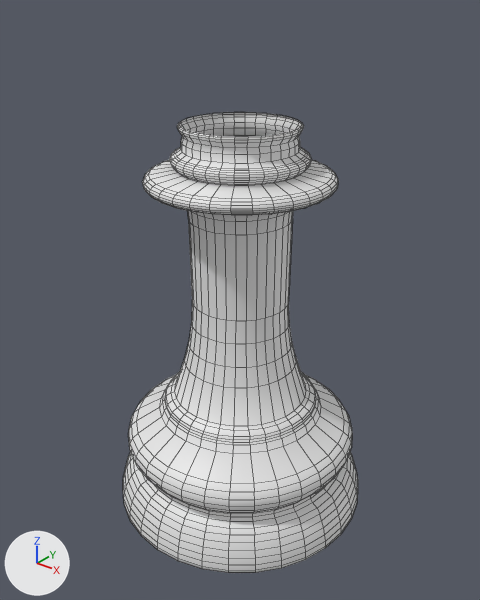
The Blender file tutorial/section6/chessqueen.blend, before and after one commit.
The view is the same before and after, from a 50 mm lens placed at (5.59, -7.0, 7.77), pointed at (0.04, -0.05, 3.46). Arrows for +X, +Y and +Z are at lower left; the lights stay in place. Mesh edges are drawn as thin lines.

Names of what the first picture shows: 'Bishop'.
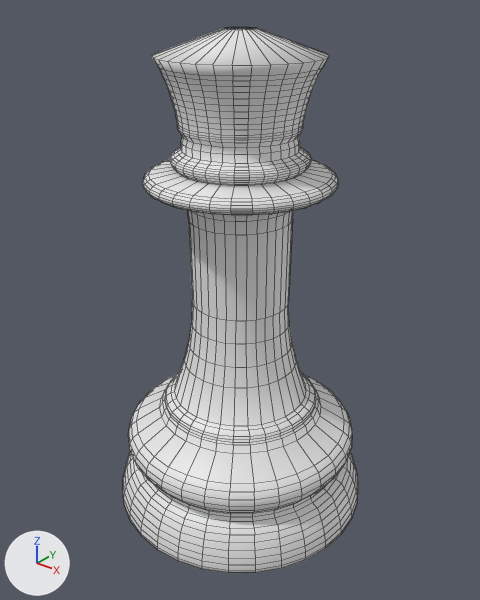
Location of each change, (x1, y1, x2, y2) in pixels of the pictures (480 x 600 px):
'Bishop', reshaped (18% taller)
    before: (123, 112, 358, 573)
    after: (123, 27, 358, 573)
part 1 of me_sphere_001, built on
    before: (177, 112, 307, 170)
    after: (152, 27, 329, 170)

Patch to the scene script:
```diff
--- a/tutorial/section6/chessqueen.blend.py
+++ b/tutorial/section6/chessqueen.blend.py
@@ me_sphere_001 @@
 # used by ob_bishop; location = (0.0, 0.0, 2.12); scale = (0.396, 0.396, 0.396)
-me_sphere_001.from_pydata(...)  # 1856 vertices, 1825 faces; spans x -5.0..5.0, y -5.0..5.0, z -5.4..9.9
+me_sphere_001.from_pydata(...)  # 2240 vertices, 2209 faces; spans x -5.0..5.0, y -5.0..5.0, z -5.4..12.8
+# me_sphere_001 part 1: 12 vertices moved from x -2.2..2.2, y -2.2..2.2, z 8.9 to x -2.2..2.1, y -2.2..2.2, z 9.0; 25 vertices removed from x -2.0..2.0, y -2.0..2.0, z 9.9; 409 vertices added at x -2.8..2.8, y -2.8..2.8, z 9.9..12.8
```
